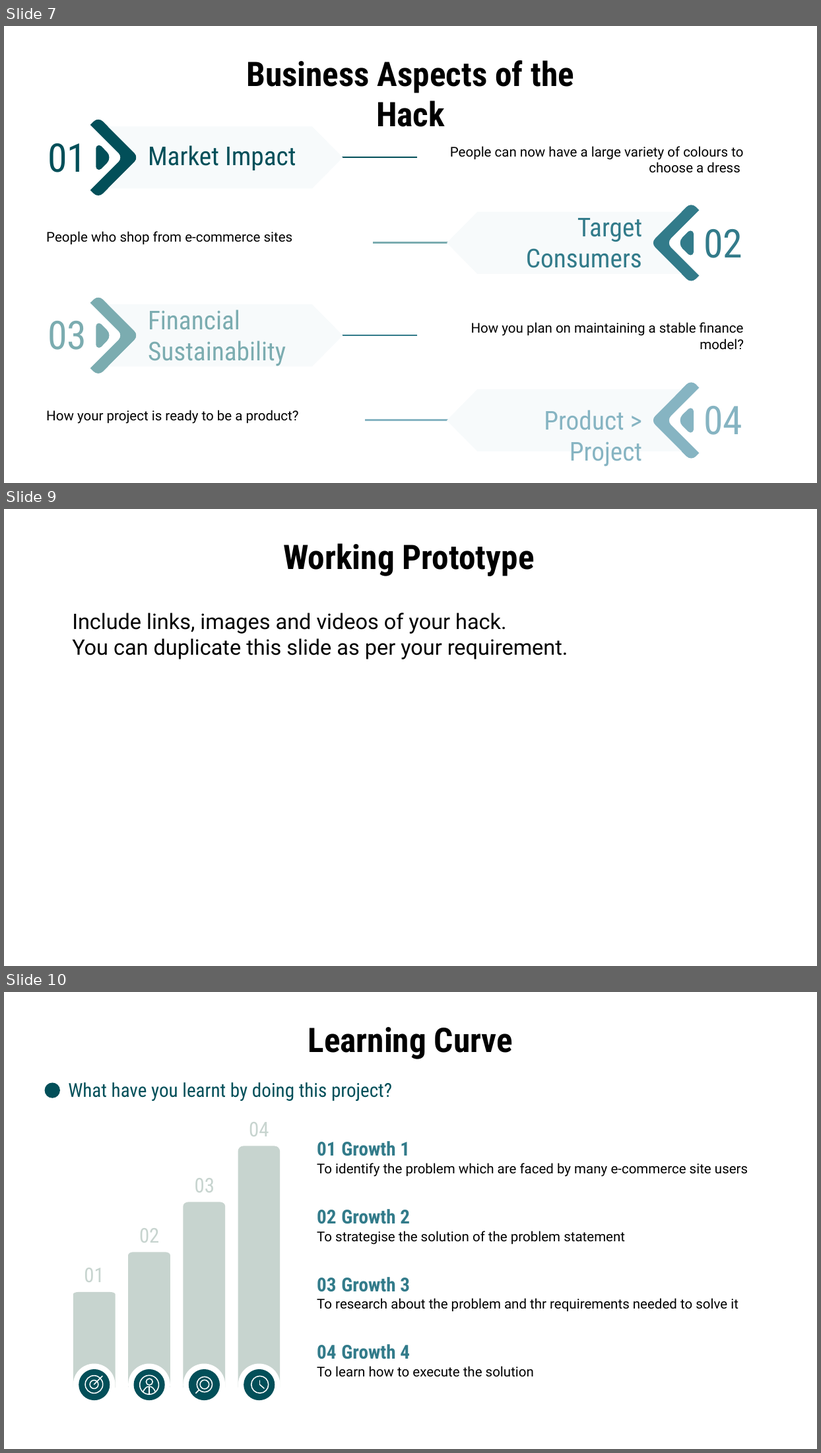
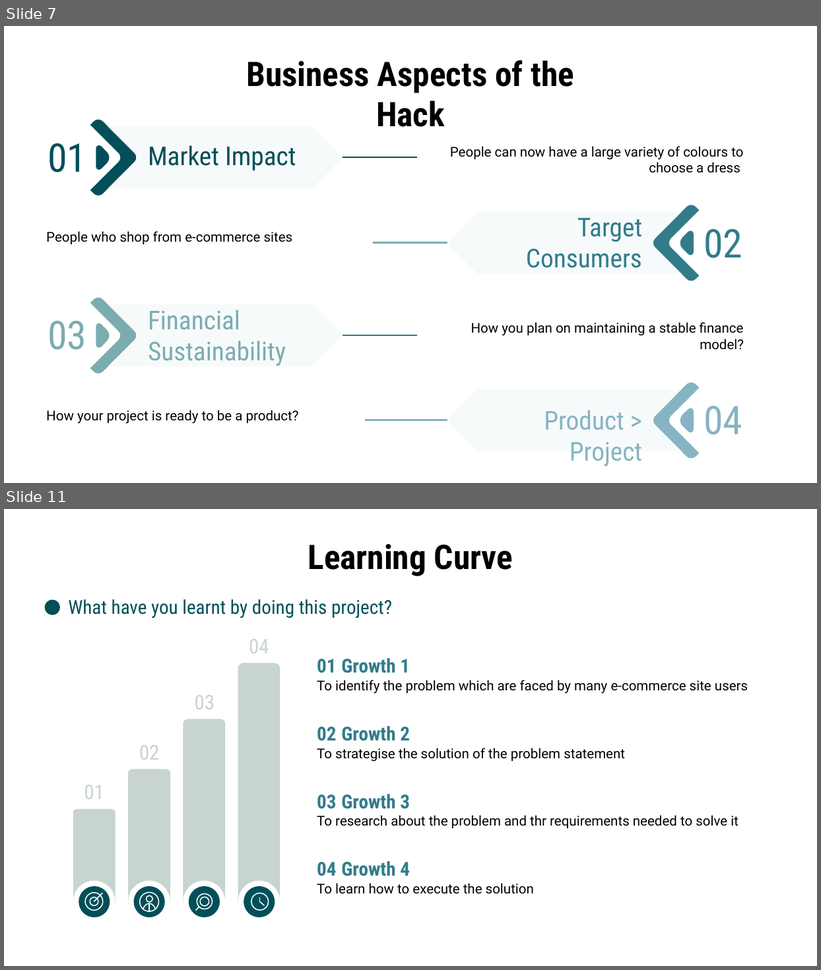
Before and after one commit to GyaneshSamanta/Electrothon-2021-EcommerceV2.0, a slide deck: Problem B Presentation.pptx. Shown one above the other, each under a label of ours: slides 7, 9 and 10 before the commit, slides 7 and 11 after it; the slides between them are not shown. The pictures are 821x1453 and 821x970 pixels, drawn with LibreOffice and Linux fonts; fonts in the diff are those of the drawing. Boxes give left, top, right and bottom in pixels: in the first picture for what was removed or moved away, otherwise in the second. Text is boxed around its words. In the diff, an @@ line names an element or a change of style, - is before the commit and + after.

```diff
--- a/Problem B Presentation.pptx
+++ b/Problem B Presentation.pptx
@@ slide 9 removed at (x1=4, y1=509, x2=817, y2=966), background #FFFFFF @@
@@ title removed at (x1=283, y1=543, x2=535, y2=576) @@
-Working Prototype
@@ title removed at (x1=72, y1=613, x2=568, y2=659) @@
-Include links, images and videos of your hack.
-You can duplicate this slide as per your requirement.
@@ what was slide 10 is now slide 11 @@
```
Also in this commit, not shown: 2 slides changed, 3 slides added, 1 other slide removed.
